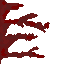
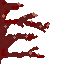
Before/after of a 64px x 64px layered artwork. What changed in the layer stack:
added layer "orange" above "art" over box(3, 3, 49, 55)
painted on "art" over box(2, 2, 50, 56)
